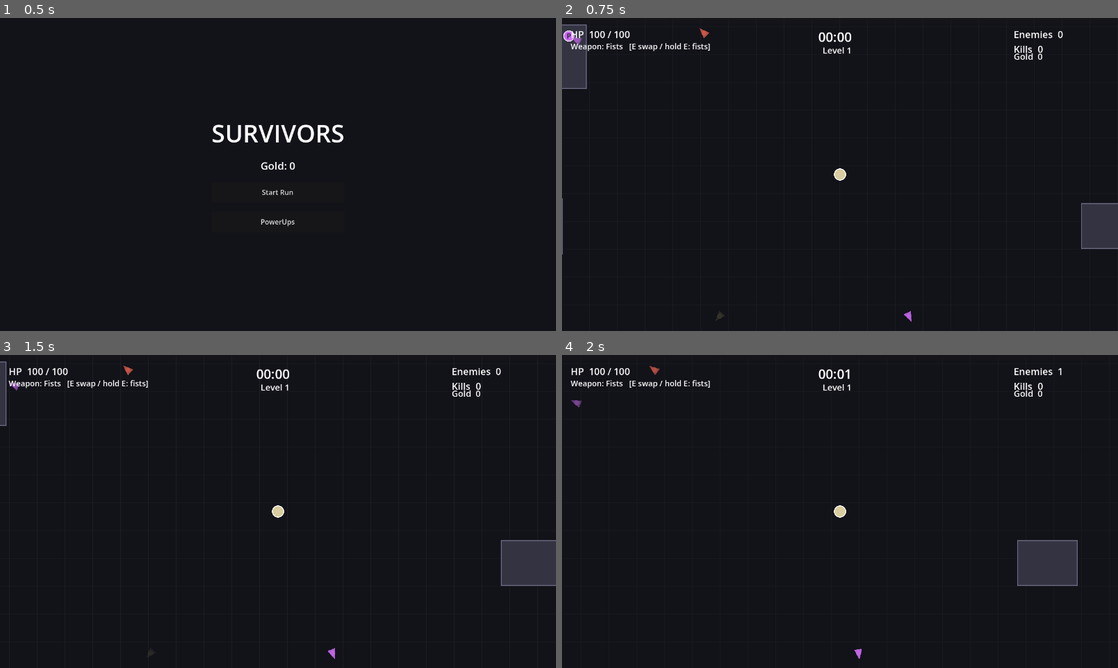
Above: before the commit, frames 1-4 (two rows, left to right).
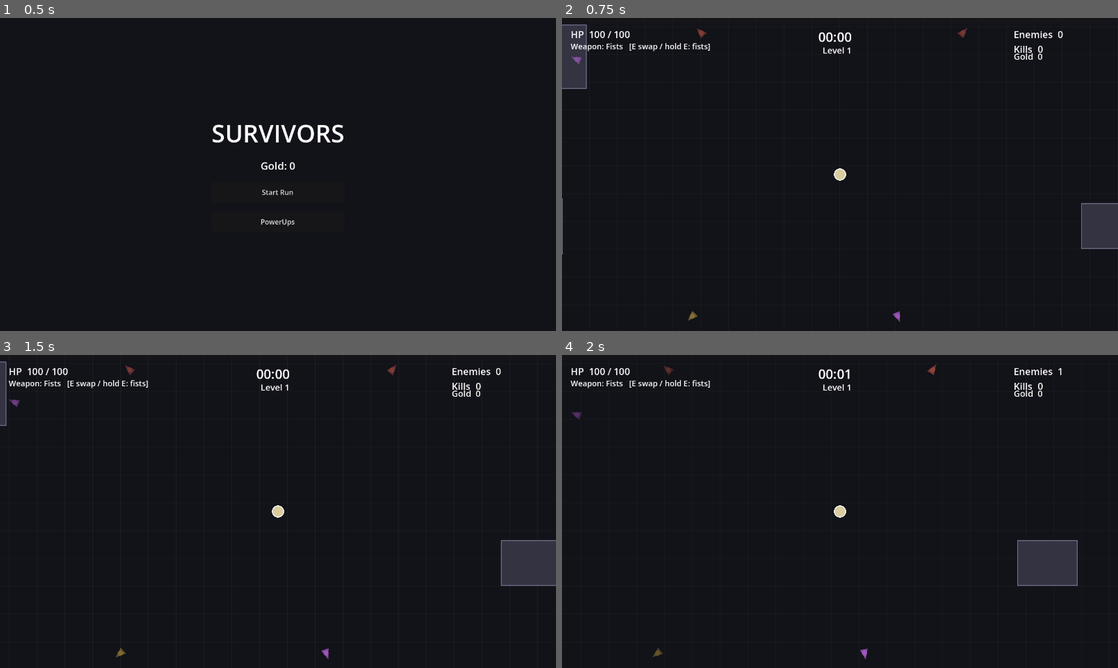
Above: after the commit, the same moments.

Repository: veighnsche/survivors-prototype
Game: Godot game, scene res://main_menu.tscn
Same seed, same stepped clock (60 frames per second), same inputs: the game is played once before the commit and once after it.
Inputs:
- Up to frame 1 (0.5 s): no input
- Up to frame 2 (0.75 s): click "Start Run" at 0.5 s
- Up to frame 3 (1.5 s): tap Enter at 1.25 s; hold D from 1.28 s (still down); tap 1 at 1.35 s
- Up to frame 4 (2 s): keep holding D

Frame 1 is identical in both runs. In frame 2, 0.3% of the frame differs, in the area x 0-73%, y 3-98%; in frame 3, 0.2%; in frame 4, 0.2%.

Commit message:
Space out floor loot + balance Chain Lightning
Loot spacing: bigger cells (360->480), lower density (10->28% but over larger
cells), and a tighter jitter (0.55 of cell) so items keep their distance.
Verified min spacing ~378px (was near-zero from full-cell offset clustering).

Chain Lightning nerf: damage falloff per jump (each arc = 65% of the previous),
base damage 8->7, interval 0.70->0.85s. Makes total output sane and the +jump
upgrade self-balancing (far jumps already weak). Levers in Config.WEAPONS.chain.

Co-Authored-By: Claude Opus 4.8 <noreply@anthropic.com>

Diff:
--- a/scripts/config.gd
+++ b/scripts/config.gd
@@ -16,7 +16,7 @@
 	"fists":  {"name": "Fists",      "color": Color(0.85, 0.80, 0.62), "damage": 6.0,  "interval": 0.34, "range": 76.0,  "targets": 1},
 	"ranged": {"name": "Blaster",    "color": Color(0.35, 0.76, 0.96), "damage": 5.0,  "interval": 0.50, "range": 950.0, "speed": 520.0, "count": 1, "pierce": 0},
 	"melee":  {"name": "Cleaver",    "color": Color(0.95, 0.55, 0.28), "damage": 15.0, "interval": 0.60, "range": 132.0, "arc": 100.0, "knockback": 0.0},
-	"chain":  {"name": "Tesla Coil", "color": Color(0.58, 0.85, 1.0),  "damage": 8.0,  "interval": 0.70, "range": 520.0, "jumps": 3, "jump_range": 230.0},
+	"chain":  {"name": "Tesla Coil", "color": Color(0.58, 0.85, 1.0),  "damage": 7.0,  "interval": 0.85, "range": 500.0, "jumps": 3, "jump_range": 220.0, "falloff": 0.65},
 }
 var WEAPON_DROP_CHANCE := 0.03            # per non-boss enemy death
 var WEAPON_DROP_TYPES := ["ranged", "melee", "chain"]  # fists is the innate fallback, never dropped
@@ -120,9 +120,10 @@
 var INDICATOR_FADE_MAX := 1200.0  # beyond this the beacon is fully faded
 
 # Loot placed ON the map (streamed per world cell, like buildings)
-var LOOT_CELL := 360.0
+var LOOT_CELL := 480.0
 var LOOT_VIEW_CELLS := 4
-var LOOT_DENSITY := 10  # percent of world cells that hold floor loot (booster/chest)
+var LOOT_DENSITY := 28       # percent of world cells that hold floor loot (booster/chest)
+var LOOT_JITTER := 0.55      # offset fraction of the cell (smaller = more even spacing)
 
 var BOMB_DAMAGE := 80.0
 var BOMB_RADIUS := 720.0
--- a/scripts/loot_field.gd
+++ b/scripts/loot_field.gd
@@ -67,9 +67,10 @@
 	var hy := hash(Vector3i(world_seed ^ 0x5F356495, c.x, c.y))
 	var ht := hash(Vector3i(world_seed ^ 0x7A9E1C3B, c.x, c.y))
 
-	# Offset spans the whole cell (edge to edge) so neighbours can cluster or gap.
-	var ox := (float(posmod(hx, 10000)) / 10000.0 - 0.5) * cell
-	var oy := (float(posmod(hy, 10000)) / 10000.0 - 0.5) * cell
+	# Jittered position within the cell; smaller jitter keeps neighbours apart.
+	var jit: float = Config.LOOT_JITTER
+	var ox := (float(posmod(hx, 10000)) / 10000.0 - 0.5) * cell * jit
+	var oy := (float(posmod(hy, 10000)) / 10000.0 - 0.5) * cell * jit
 	var pos := Vector2(c) * cell + Vector2(cell * 0.5, cell * 0.5) + Vector2(ox, oy)
 
 	var roll := posmod(ht, 100)
--- a/scripts/player.gd
+++ b/scripts/player.gd
@@ -328,11 +328,13 @@
 		return false
 	var pts := PackedVector2Array([global_position])
 	var already: Dictionary = {}
+	var dmg := _dmg(ws.damage)
 	for j in int(ws.jumps) + 1:
 		if current == null:
 			break
 		already[current.get_instance_id()] = true
-		current.take_damage(_dmg(ws.damage))
+		current.take_damage(dmg)
+		dmg *= ws.falloff  # each jump weaker than the last
 		pts.append(current.global_position)
 		current = _nearest_enemy_excluding(current.global_position, ws.jump_range, already)
 	_spawn_chain_bolt(pts)
